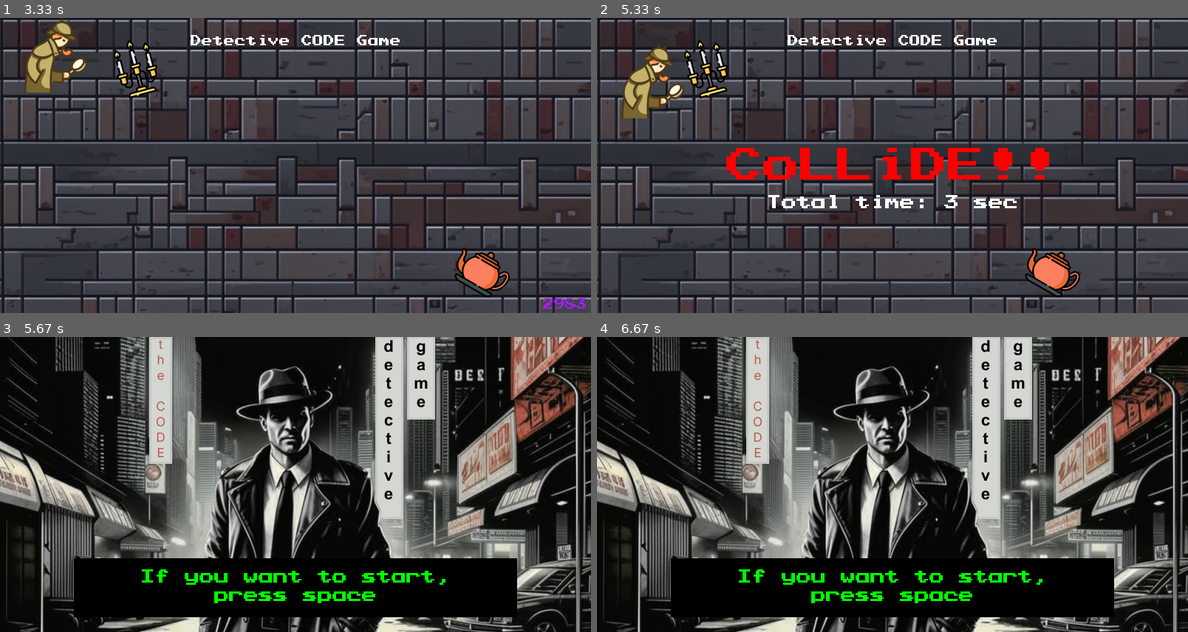
Above: before the commit, frames 1-4 (two rows, left to right).
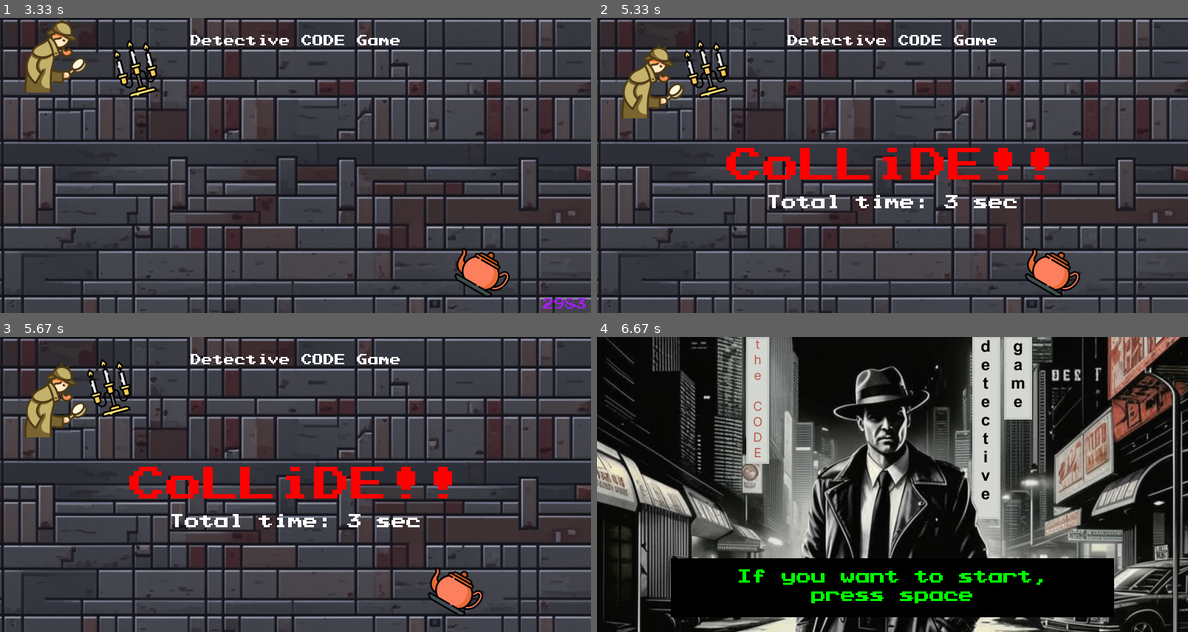
Above: after the commit, the same moments.

Repository: lockbooks/thecode_detective_game
Game: pygame game, started from pygame3.py
Same seed, same stepped clock (60 frames per second), same inputs: the game is played once before the commit and once after it.
Inputs:
- Up to frame 1 (3.33 s): tap Space at 0.33, 1.23, 1.57, 1.97, 2.37, 2.7, 3.03 s; hold Up 0.67-1.13 s; hold Down 1.17-1.47 s; hold Up 1.5-1.87 s; hold Down 1.9-2.27 s; hold Up 2.3-2.6 s; hold Down 2.63-2.93 s; hold Up from 2.97 s (still down)
- Up to frame 2 (5.33 s): release Up at 3.33 s; hold Down 3.37-3.73 s; tap Space at 3.43 s
- Up to frame 3 (5.67 s): no input
- Up to frame 4 (6.67 s): no input

Frames 1-2 are identical in both runs. In frame 3, 87% of the frame differs, in the area x 0-100%, y 0-100%; in frame 4, nothing differs.

Commit message:
article 3 final without comments

Diff:
--- /dev/null
+++ b/articel_in_progress.py
@@ -0,0 +1,74 @@
+# импортируем зависимости и дополнительные модули
+import pygame
+from sys import exit
+import time
+
+# включаем модуль pygame
+pygame.init()
+
+# объявляем ширину и высоту экрана
+width = 800
+height = 400
+# создаём экран игры
+screen = pygame.display.set_mode((width, height))
+# устанавливаем количество кадров в секунду
+fps = 60
+# создаём объект таймера
+clock = pygame.time.Clock()
+
+# добавляем счётчики для подсчёта времени в игре - это будут наши очки
+start_time = 0
+final_score = 0
+
+# загружаем в переменные картинки из папки с нашим файлом
+back_main_screen = pygame.image.load('code_game_back.jpg').convert()
+back = pygame.image.load('code_game_back_floor.jpg').convert()
+hero = pygame.image.load('detective.png').convert_alpha()
+pot = pygame.image.load('teapot.png').convert_alpha()
+candle = pygame.image.load('candlestick.png').convert_alpha()
+box = pygame.image.load('wooden_box.png').convert_alpha()
+
+# даём название окну игры
+pygame.display.set_caption('Detective CODE Game')
+
+# объявляем переменную-флаг для цикла игры
+game = False
+
+# создаём объекты текста: в первой строчке задаём настройки шрифта,
+# во второй сам текст и его цвет, в третьей - помещаем текст
+# в прямоугольную рамку и размещаем на заднных координатах
+
+# текст с названием игры
+text_font = pygame.font.Font('prstartk.ttf', 15)
+text_surface = text_font.render('Detective CODE Game', False, 'White')
+text_name_rect = text_surface.get_rect(center=(400, 30))
+
+# текст с сообщением о столкновении
+text_font_collide = pygame.font.Font('prstartk.ttf', 50)
+text_collide = text_font_collide.render('CoLLiDE!!', False, 'Red')
+text_collide_rect = text_collide.get_rect(center=(400, 200))
+
+# текст главного меню
+text_font_new_game = pygame.font.Font('prstartk.ttf', 20)
+text_newgame_str1 = text_font_new_game.render('If you want to start,', False, 'Green')
+text_newgame_rect1 = text_newgame_str1.get_rect(center=(400, 325))
+text_newgame_str2 = text_font_new_game.render('press space', False, 'Green')
+text_newgame_rect2 = text_newgame_str2.get_rect(center=(400, 350))
+
+# текст для подсчёта очков
+text_font_score = pygame.font.Font('prstartk.ttf', 15)
+# текст для вывода очков при окончании игры
+text_ts_font = pygame.font.Font('prstartk.ttf', 20)
+
+
+# функция подсчёта очков
+def display_score():
+    # получаем время текущей игры: от общего времени в игре мы
+    # отнимаем время, сыгранное за время запуска скрипта
+    current_time = pygame.time.get_ticks() - start_time
+    # создаём объект текста количества очков - сыгранное время
+    score_surface = text_font_score.render(f'{current_time}', False, 'Purple')
+    # помещаем текст с количеством очков в прямоугольник
+    score_rect = score_surface.get_rect(bottomright=(795, 395))
+    # размещаем прямоугольник на поверхности
+    screen.blit(score_surface, score_rect)
--- a/pygame3.py
+++ b/pygame3.py
@@ -1,21 +1,22 @@
+# импортируем зависимости и дополнительные модули
 import pygame
 from sys import exit
 import time
 
+# включаем модуль pygame
 pygame.init()
 
 # объявляем ширину и высоту экрана
 width = 800
 height = 400
-
 # создаём экран игры
 screen = pygame.display.set_mode((width, height))
-
 # устанавливаем количество кадров в секунду
 fps = 60
 # создаём объект таймера
 clock = pygame.time.Clock()
-# НОВОЕ!!! начальная точка отсчёта времени
+
+# добавляем счётчики для подсчёта времени в игре - это будут наши очки
 start_time = 0
 final_score = 0
 
@@ -27,49 +28,56 @@
 candle = pygame.image.load('candlestick.png').convert_alpha()
 box = pygame.image.load('wooden_box.png').convert_alpha()
 
-# !!! НОВОЕ!!! ещё одна настройка для новой игры
-# создаём объекты шрифта: в скобках указываем шрифт и размер через запятую
-# !!! НОВОЕ новый текст
-# создаём объект текста: в скобках указываем текст, сглаживание и цвет
+# даём название окну игры
+pygame.display.set_caption('Detective CODE Game')
+
+# объявляем переменную-флаг для цикла игры
+game = False
+
+# создаём объекты текста: в первой строчке задаём настройки шрифта,
+# во второй сам текст и его цвет, в третьей - помещаем текст
+# в прямоугольную рамку и размещаем на заднных координатах
+
+# текст с названием игры
 text_font = pygame.font.Font('prstartk.ttf', 15)
 text_surface = text_font.render('Detective CODE Game', False, 'White')
 text_name_rect = text_surface.get_rect(center=(400, 30))
 
+# текст с сообщением о столкновении
 text_font_collide = pygame.font.Font('prstartk.ttf', 50)
 text_collide = text_font_collide.render('CoLLiDE!!', False, 'Red')
 text_collide_rect = text_collide.get_rect(center=(400, 200))
 
+# текст главного меню
 text_font_new_game = pygame.font.Font('prstartk.ttf', 20)
 text_newgame_str1 = text_font_new_game.render('If you want to start,', False, 'Green')
 text_newgame_rect1 = text_newgame_str1.get_rect(center=(400, 325))
 text_newgame_str2 = text_font_new_game.render('press space', False, 'Green')
 text_newgame_rect2 = text_newgame_str2.get_rect(center=(400, 350))
 
+# текст для подсчёта очков
 text_font_score = pygame.font.Font('prstartk.ttf', 15)
-
+# текст для вывода очков при окончании игры
 text_ts_font = pygame.font.Font('prstartk.ttf', 20)
-# text_ts_text = text_ts_font.render('Total score: {xxx}', False, 'White')
-# text_ts_rect = text_ts_text.get_rect(center=(400, 250))
-
-# даём название окну игры
-pygame.display.set_caption('Detective CODE Game')
-
-# объявляем переменную-флаг для цикла игры
-game = False
-
-
-# НОВОЕ!! подсчёт очков
+
+
+# функция подсчёта очков
 def display_score():
+    # получаем время текущей игры: от общего времени в игре мы
+    # отнимаем время, сыгранное за время запуска скрипта
     current_time = pygame.time.get_ticks() - start_time
+    # создаём объект текста количества очков - сыгранное время
     score_surface = text_font_score.render(f'{current_time}', False, 'Purple')
+    # помещаем текст с количеством очков в прямоугольник
     score_rect = score_surface.get_rect(bottomright=(795, 395))
+    # размещаем прямоугольник на поверхности
     screen.blit(score_surface, score_rect)
-
-    return score_rect
 
 
 # Функция для сброса начальных параметров
 def reset_game():
+    # делаем видимыми переменные: объекты всех видимых моделей,
+    # отметки о движении предметов и главный флаг запущенной игры
     global hero_rect, pot_rect, candle_rect, box_rect, pot_flag, box_flag, game
 
     # объявляем начальные координаты для всех объектов
@@ -92,13 +100,8 @@
     pot_flag = False
     box_flag = False
 
-    # сбрасываем финальный счет
-    final_score = 0
-
-    # game = True
-
-
-# Инициализация игры перед началом
+
+# запускаем функцию начального состояния игры
 reset_game()
 
 # запускаем бесконечный цикл
@@ -112,29 +115,33 @@
             # добавляем корректное завершение работы
             exit()
 
-        # !!! НОВОЕ !!! перезапуск
+        # если флаг игры неактивен (игра окончена), при этом нажата клавиша пробела:
         if not game and event.type == pygame.KEYDOWN and event.key == pygame.K_SPACE:
+            # то сбрасываем состояние игры до начального состояния...
             reset_game()
+            # устанавливаем флаг игры на активный (запущена)...
             game = True
+            # и получаем общее отыгранное время
             start_time = pygame.time.get_ticks()
 
+    # если флаг игры активен (запущена)
     if game:
-        # получаем список всех нажатых клавиш
+        # получаем список всех зажатых клавиш
         keys = pygame.key.get_pressed()
-
-        # если нажата клавиша вверх, двигаем игрока вверх !!! НОВОЕ!!! добавили проаерку границ и плавное передвижение
+        # если зажата клавиша вверх, двигаем игрока вверх
         if keys[pygame.K_UP]:
             hero_rect.top -= 5
+            # если модель игрока достигла верхней границы, останавливаем движение
             if hero_rect.top <= 0:
                 hero_rect.top = 0
-        # если нажата клавиша вниз, двигаем игрока вниз
+        # если зажата клавиша вниз, двигаем игрока вниз
         if keys[pygame.K_DOWN]:
             hero_rect.top += 5
+            # если модель игрока достигла нижней границы, останавливаем движение
             if hero_rect.bottom >= 400:
                 hero_rect.bottom = 400
 
-    if game:
-        # размещаем все поверхности на нашем экране
+        # размещаем все поверхности на главном экране
         screen.blit(back, (0, 0))
         screen.blit(hero, hero_rect)
         screen.blit(candle, candle_rect)
@@ -167,29 +174,40 @@
         if box_rect.right <= 0:
             box_rect.left = 1000
 
-        # выводим сообщения о столкновении
+        # если модель игрока столкнулась с одним из предметов...
         if (hero_rect.colliderect(candle_rect) or
             hero_rect.colliderect(pot_rect) or
             hero_rect.colliderect(box_rect)):
+
+            # то выводим сообщение о столкновении
             screen.blit(text_collide, text_collide_rect)
-
-            # Вычисляем финальное время и сохраняем его
+            # вычисляем общее время последней игры в секундах
             final_score = (pygame.time.get_ticks() - start_time) // 1000
+            # создаём объект текста с выводом количества очков
             text_ts_text = text_ts_font.render(f'Total time: {final_score} sec', False, 'White')
+            # помещаем текст в прямоугольник
             text_ts_rect = text_ts_text.get_rect(center=(400, 250))
+            # размещаем прямоугольник текста на главном экране
             screen.blit(text_ts_text, text_ts_rect)
 
-            # это новый блок
+            # обновляем экран, чтобы появилось сообщение
+            # об окончании игры после столкновения
             pygame.display.flip()
-            time.sleep(2)
+            # делаем паузу в 3 секунды
+            time.sleep(3)
+            # переставляем флаг игры в неактивный (окончена)
             game = False
 
+        # выводим на экран финальные очки
         display_score()
 
+    # если флаг игры не активен (окончена):
     else:
+        # выводим на экран фон главного окна игры
         screen.blit(back_main_screen, (0, 0))
+        # и чёрную плашку-прямоугольник, поверх которой разместим текст
         pygame.draw.rect(back_main_screen, 'Black', (100, 300, 600, 80))
-
+        # выводим на экран две строки текста с предложением начать игру
         screen.blit(text_newgame_str1, text_newgame_rect1)
         screen.blit(text_newgame_str2, text_newgame_rect2)
 
